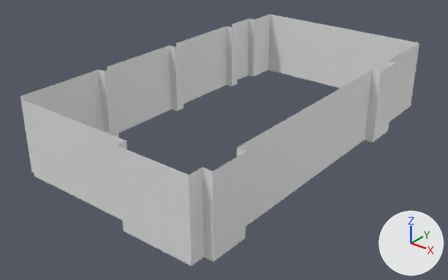
An edit to the Blender file Assets/Models/Walls.blend, drawn before and after from the same camera.
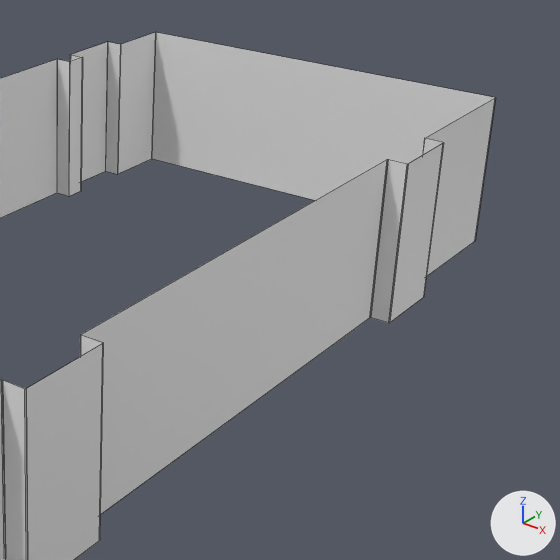
Each version is shown whole from a camera (50 mm lens) standing at (13.1, -15.51, 10.12) and looking at (0.51, 0.22, 0.37), then close up on the part from 45% to 100% of the width and 0% to 88% of the height. Arrows for +X, +Y and +Z are at lower right; the lights stay in place. The close-ups show mesh edges as thin lines.

Script lines for the objects in view, before the commit:
```python
me_plane = bpy.data.meshes.new('Plane')
me_plane.from_pydata(...)  # 60 vertices, 30 faces; spans x -3.48..4.47, y -5.67..8.27, z 0.0..2.74
me_plane.polygons.foreach_set('use_smooth', [True] * 30)
# before: 26 (4.47, 4.1, 0.0), 27 (4.47, 5.39, 0.0), 56 (4.47, 4.1, 2.74), 57 (4.47, 5.39, 2.74)
ob_plane = bpy.data.objects.new('Plane', me_plane)
ob_plane.location = (0.0, 0.0, 0.0)
_m = ob_plane.modifiers.new('Bevel', 'BEVEL')
_m.width = 0.011
_m.width_pct = 0.011
_m.segments = 2
_m.limit_method = 'NONE'
_m.profile = 1.0
_m.spread = 0.0
```
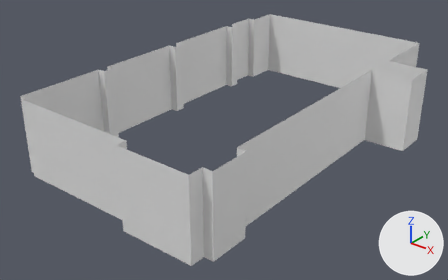
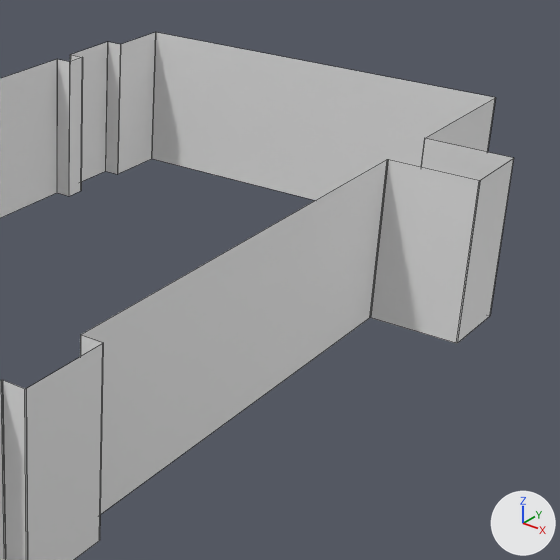
Boxes [x1, y1, x2, y2] around the edits, measured in the close-ups (560 x 560 px; the box of a moved part takes in the faces that stretch with it):
'Plane', reshaped: before [0, 32, 495, 560]; after [0, 32, 514, 560]
part 1 of me_plane, moved or reshaped: before [370, 138, 443, 323]; after [370, 138, 514, 343]

The change, as a list of edits to the scene's bpy script:
```text
Change me_plane:
    where me_plane.from_pydata(...)  # 60 vertices, 30 faces; spans x -3.48..4.47, y -5.67..8.27, z 0.0..2.74
    used by ob_plane; location = (0.0, 0.0, 0.0)
    me_plane part 1
    add for i in [26, 27, 56, 57]: me_plane.vertices[i].co += Vector((1.17, 0.0, 0.0))
```
